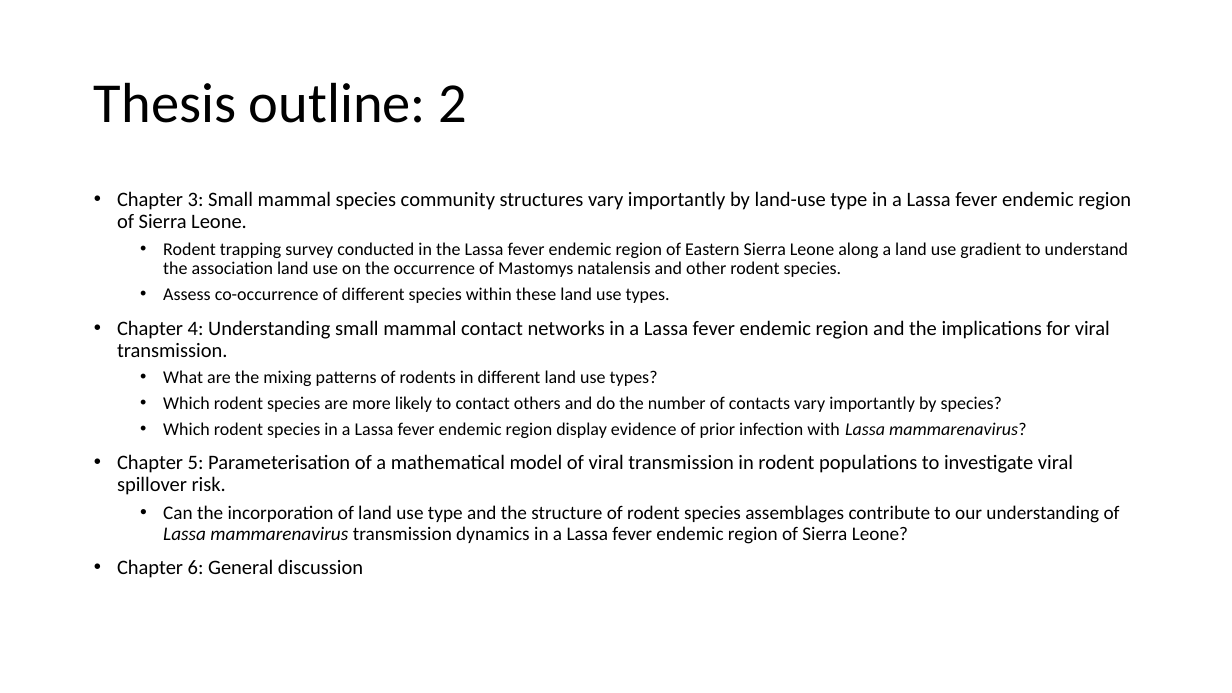
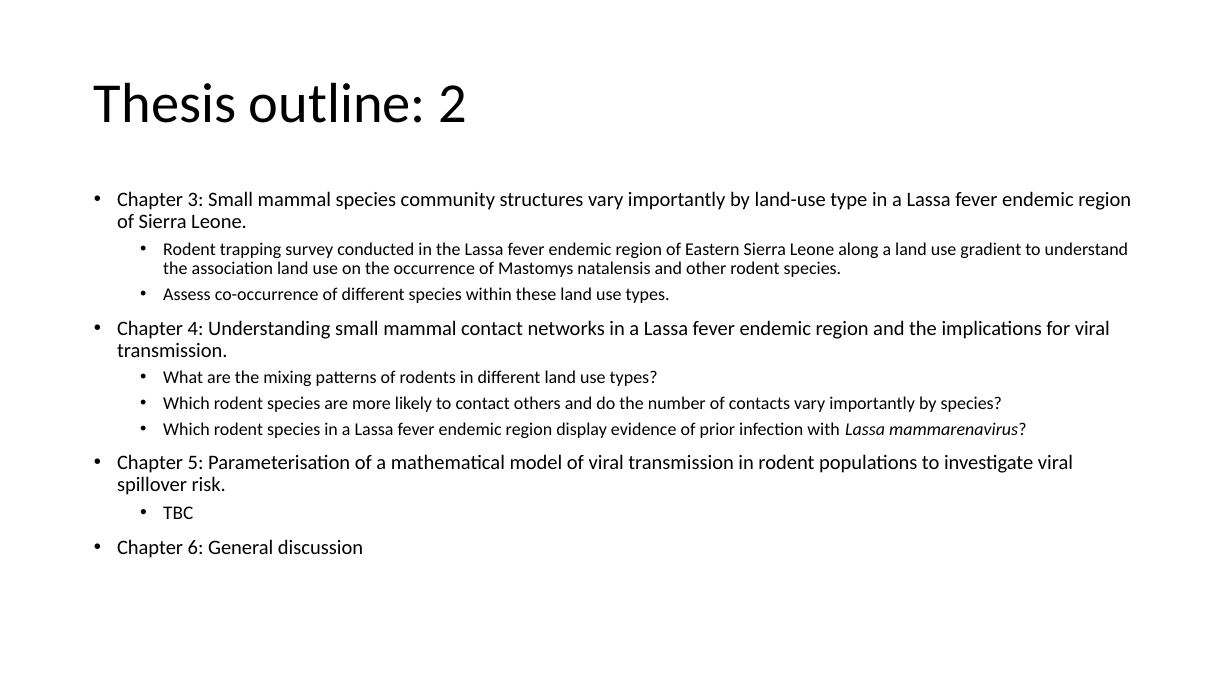
Before and after one commit to DidDrog11/phd_project, a slide deck: slide 3 of reports/supervisor_meeting_update/meeting_presentation_2022-11-23.pptx. Drawn at 1232x693 pixels with LibreOffice and Linux fonts; fonts in the diff are those of the drawing. Boxes give left, top, right and bottom in pixels: in the first picture for what was removed or moved away, otherwise in the second. Text is boxed around its words. In the diff, an @@ line names an element or a change of style, - is before the commit and + after.

```diff
--- a/reports/supervisor_meeting_update/meeting_presentation_2022-11-23.pptx
+++ b/reports/supervisor_meeting_update/meeting_presentation_2022-11-23.pptx
@@ text at box(163, 506, 193, 519): text changed @@
-  • Can the incorporation of land use type and the structure of rodent species assemblages contribute to our understanding of Lassa mammarenavirus transmission dynamics in a Lassa fever endemic region of Sierra Leone?
+  • TBC
```
Also in this commit, not shown: 2 other slides changed, 1 slide added, 6 other files.
